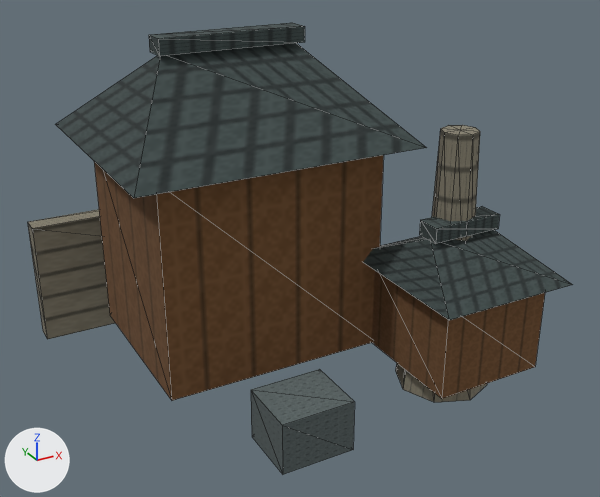
The glTF model app/src/main/assets/3d/field/domestic-SMITH-3-lod2.glb, before and after one commit.
Both versions are drawn from a 50 mm camera at (-0.721, -1.358, 0.943) aimed at (0.008, -0.032, 0.28). The axes (+X, +Y, +Z) are drawn at lower left. The lights are the same throughout. The first picture is the older version. Mesh edges are drawn as thin lines. Vertices at exactly the same position are counted once.
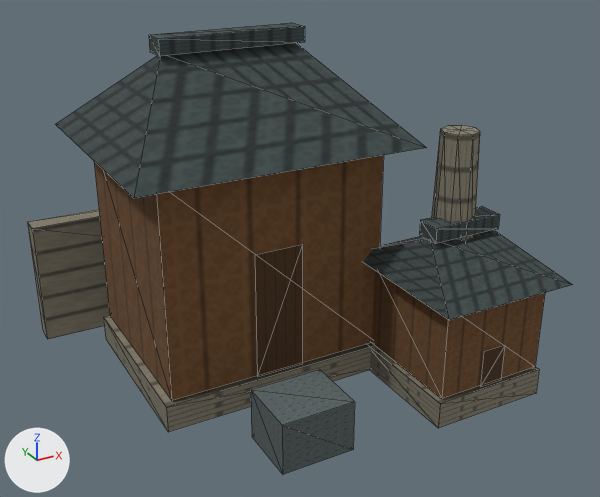
Boxes (x1, y1, x2, y2) around the edits, measured in the pictures (600 x 497 px):
```json
{"part": 1, "of": "me_mesh_0", "change": "added", "after": [103, 315, 375, 432]}
{"part": 2, "of": "me_mesh_0", "change": "added", "after": [370, 345, 539, 428]}
{"part": 3, "of": "me_mesh_0", "change": "added", "after": [255, 245, 303, 376], "on screen": "brown"}
{"part": 4, "of": "me_mesh_0", "change": "added", "after": [481, 345, 505, 386], "on screen": "brown"}
```

The change, as JSON lines over the scene's bpy script:
```json
{"block": "me_mesh_0", "where": "# used by ob_mesh_0; location = (0.0, 0.0, 0.0)"}
{"block": "me_mesh_0", "where": "# verts and faces of me_mesh_0; kept vertices keep their numbers, new ones are numbered from 94"}
{"op": "remove", "block": "me_mesh_0", "code": "me_mesh_0.from_pydata(...)  # 94 vertices, 120 faces; spans x -0.43..0.42, y -0.382..0.4, z 0.0..0.695"}
{"op": "add", "block": "me_mesh_0", "code": "me_mesh_0.from_pydata(...)  # 118 vertices, 144 faces; spans x -0.43..0.42, y -0.382..0.4, z 0.0..0.695"}
{"block": "me_mesh_0", "change": "me_mesh_0 part 1: the loose piece of 8 vertices spanning x -0.305..0.145, y -0.11..0.27, z 0.07..0.495 is copied, and the copy is scaled about its middle by (1.06, 1.04, 0.129), then moved by (0.0, 0.0, -0.245); it spans x -0.319..0.159, y -0.118..0.278, z 0.01..0.065"}
{"block": "me_mesh_0", "change": "me_mesh_0 part 2: the loose piece of 8 vertices spanning x 0.135..0.365, y -0.345..-0.095, z 0.07..0.26 is copied, and the copy is scaled about its middle by (1.06, 1.04, 0.289), then moved by (0.0, 0.0, -0.127); it spans x 0.128..0.372, y -0.35..-0.09, z 0.01..0.065"}
{"block": "me_mesh_0", "change": "me_mesh_0 part 3"}
{"op": "add", "block": "me_mesh_0", "code": "verts[94] = (-0.13, -0.113, 0.07)  # pixel (257, 376)"}
{"op": "add", "block": "me_mesh_0", "code": "verts[95] = (-0.031, -0.113, 0.07)  # pixel (302, 363)"}
{"op": "add", "block": "me_mesh_0", "code": "verts[96] = (-0.031, -0.113, 0.327)  # pixel (302, 244)"}
{"op": "add", "block": "me_mesh_0", "code": "verts[97] = (-0.13, -0.113, 0.327)  # pixel (255, 255)"}
{"op": "add", "block": "me_mesh_0", "code": "faces += [(94, 95, 96), (94, 96, 97)]"}
{"block": "me_mesh_0", "change": "me_mesh_0 part 4"}
{"op": "add", "block": "me_mesh_0", "code": "verts[98] = (0.225, -0.348, 0.07)  # pixel (480, 386)"}
{"op": "add", "block": "me_mesh_0", "code": "verts[99] = (0.275, -0.348, 0.07)  # pixel (501, 379)"}
{"op": "add", "block": "me_mesh_0", "code": "verts[100] = (0.275, -0.348, 0.146)  # pixel (505, 345)"}
{"op": "add", "block": "me_mesh_0", "code": "verts[101] = (0.225, -0.348, 0.146)  # pixel (484, 351)"}
{"op": "add", "block": "me_mesh_0", "code": "faces += [(98, 99, 100), (98, 100, 101)]"}
```
